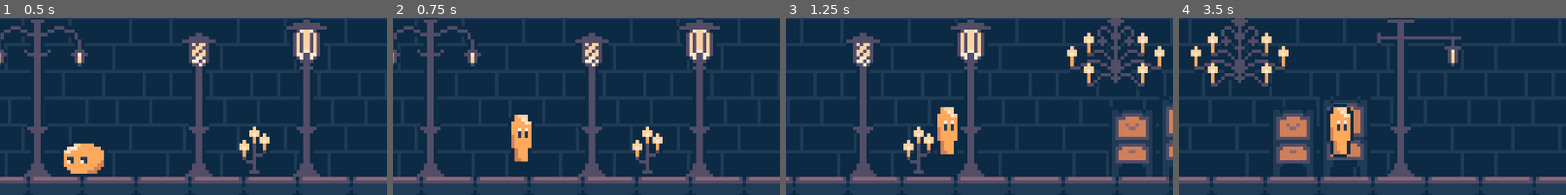
Above: before the commit, frames 1-4 (left to right).
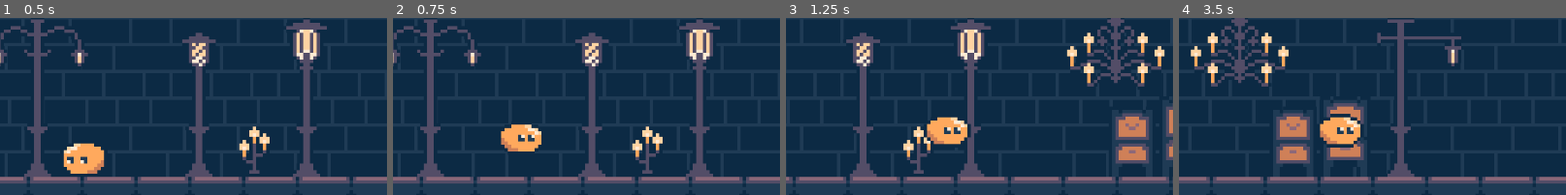
Above: after the commit, the same moments.

Repository: Kargisa/playback
Game: Godot game, scene res://Scenes/game.tscn
Same seed, same stepped clock (60 frames per second), same inputs: the game is played once before the commit and once after it.
Inputs (mouse positions are % of the whole screen's width and height, from its top left):
- Up to frame 1 (0.5 s): no input
- Up to frame 2 (0.75 s): tap Enter (ui_accept) at 0.5 s; move the mouse to (72, 38) at 0.52 s; hold Right (move_right) from 0.53 s (still down); tap Space (jump) at 0.6 s; click (72, 38) at 0.67 s
- Up to frame 3 (1.25 s): keep holding Right (move_right); tap Space (jump) at 0.77, 1.07 s
- Up to frame 4 (3.5 s): move the mouse to (30, 51) at 1.27 s; tap P (play_recording) at 1.35 s; tap Space (jump) at 1.52, 1.55, 1.82, 2.3, 2.85, 3.02, 3.32 s; move the mouse to (60, 17) at 2.02 s; release Right (move_right) at 2.03 s; hold Left (move_left) 2.03-2.78 s; tap E (start_recording) at 2.1 s; move the mouse to (45, 69) at 2.77 s; hold Right (move_right) from 2.78 s (still down); click (45, 69) at 2.92 s
The pictures show only the part of the screen within x 39-89%, y 17-67%; the shares and areas given below are measured in that part.

Frame 1 is identical in both runs. In frame 2, 1.4% of the frame differs, in the area x 27-39%, y 54-82%; in frame 3, 1.5%; in frame 4, 1.8%, in the area x 36-48%, y 48-79%.
Error in both runs: Out of bounds get index '0' (on base: 'Array[Vector2]') (res://Scripts/recording.gd:59)

Commit message:
velocity based animations ✅ + fixed bug in walking animation

Diff:
--- a/Scenes/player.tscn
+++ b/Scenes/player.tscn
@@ -67,13 +67,13 @@
 atlas = ExtResource("5_fkybt")
 region = Rect2(32, 0, 16, 16)
 
+[sub_resource type="AtlasTexture" id="AtlasTexture_gymyn"]
+atlas = ExtResource("5_fkybt")
+region = Rect2(48, 0, 16, 16)
+
 [sub_resource type="AtlasTexture" id="AtlasTexture_tx1dd"]
 atlas = ExtResource("5_fkybt")
 region = Rect2(64, 0, 16, 16)
-
-[sub_resource type="AtlasTexture" id="AtlasTexture_gymyn"]
-atlas = ExtResource("5_fkybt")
-region = Rect2(48, 0, 16, 16)
 
 [sub_resource type="AtlasTexture" id="AtlasTexture_fs7ks"]
 atlas = ExtResource("5_x3wgy")
@@ -149,10 +149,10 @@
 "texture": SubResource("AtlasTexture_f1ek2")
 }, {
 "duration": 1.0,
-"texture": SubResource("AtlasTexture_tx1dd")
+"texture": SubResource("AtlasTexture_gymyn")
 }, {
 "duration": 1.0,
-"texture": SubResource("AtlasTexture_gymyn")
+"texture": SubResource("AtlasTexture_tx1dd")
 }],
 "loop": true,
 "name": &"RUN",
@@ -181,7 +181,7 @@
 
 [node name="AnimatedSprite2D" type="AnimatedSprite2D" parent="." node_paths=PackedStringArray("player_node")]
 sprite_frames = SubResource("SpriteFrames_f1ek2")
-animation = &"SPLAT"
+animation = &"RUN"
 autoplay = "IDLE"
 script = ExtResource("7_3smsa")
 player_node = NodePath("..")
--- a/Scripts/player_animation_manager.gd
+++ b/Scripts/player_animation_manager.gd
@@ -1,6 +1,8 @@
 extends AnimatedSprite2D
 
 @export var player_node: CharacterBody2D
+@export var falling_velocity_thresholds : Array[float] = [120.0, 280.0]
+@export var jumping_velocity_thresholds : Array[float] = [120.0, 200.0, 280.0]
 
 enum PlayerState {
 	IDLE,
@@ -28,6 +30,8 @@
 
 	if player_node.velocity.x != 0:
 			flip_h = player_node.velocity.x > 0
+
+	update_velocity_based_animations()
 
 	if is_playing_splat:
 		return
@@ -75,6 +79,31 @@
 	current_state = new_state
 	play_animation(current_state)
 
+func update_velocity_based_animations():
+	var speed_y = abs(player_node.velocity.y)
+
+	print(speed_y)
+
+	match current_state:
+		PlayerState.FALLING:
+			set_velocity_based_frame("FALLING", speed_y, falling_velocity_thresholds, false)
+		PlayerState.JUMP:
+			set_velocity_based_frame("JUMP", speed_y, jumping_velocity_thresholds, true)
+
+func set_velocity_based_frame(anim_name: String, speed: float, thresholds: Array[float], reverse_order: bool):
+	var target_frame = 0
+
+	for i in range(thresholds.size()):
+		if speed >= thresholds[i]:
+			target_frame = i + 1
+
+	if reverse_order:
+		var max_frame = sprite_frames.get_frame_count(anim_name) - 1
+		target_frame = max_frame - target_frame
+
+	target_frame = clamp(target_frame, 0, sprite_frames.get_frame_count(anim_name) - 1)
+	frame = target_frame
+
 func play_animation(state: PlayerState):
 	var anim_name = "IDLE"
 
Not shown: 1 places in Scenes/player.tscn that only renumber resources
